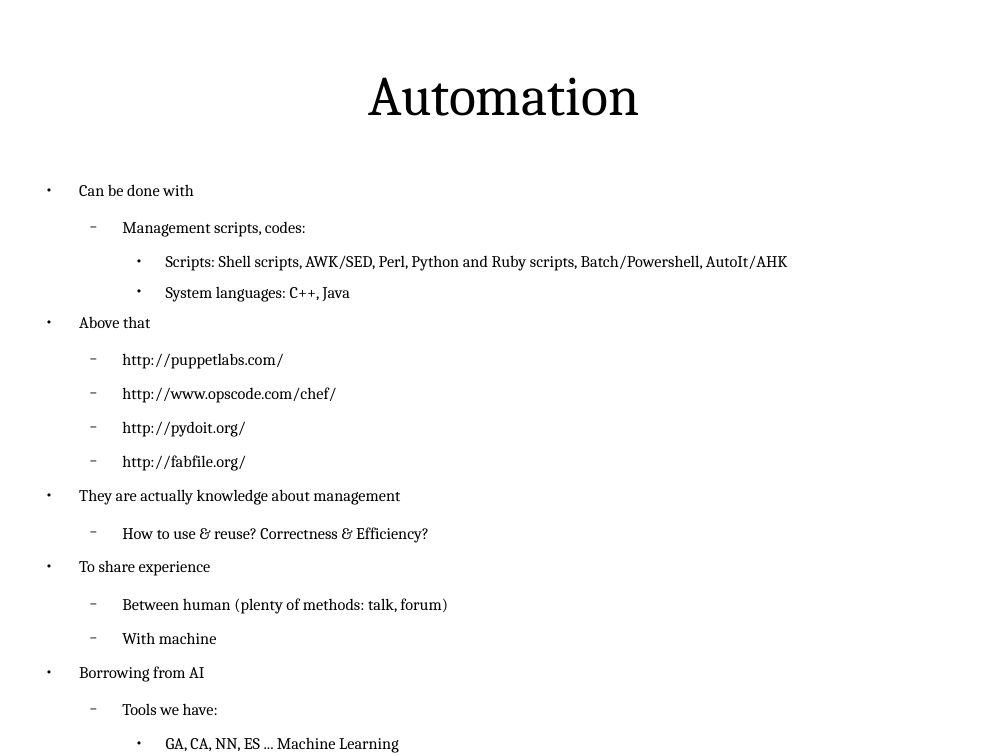
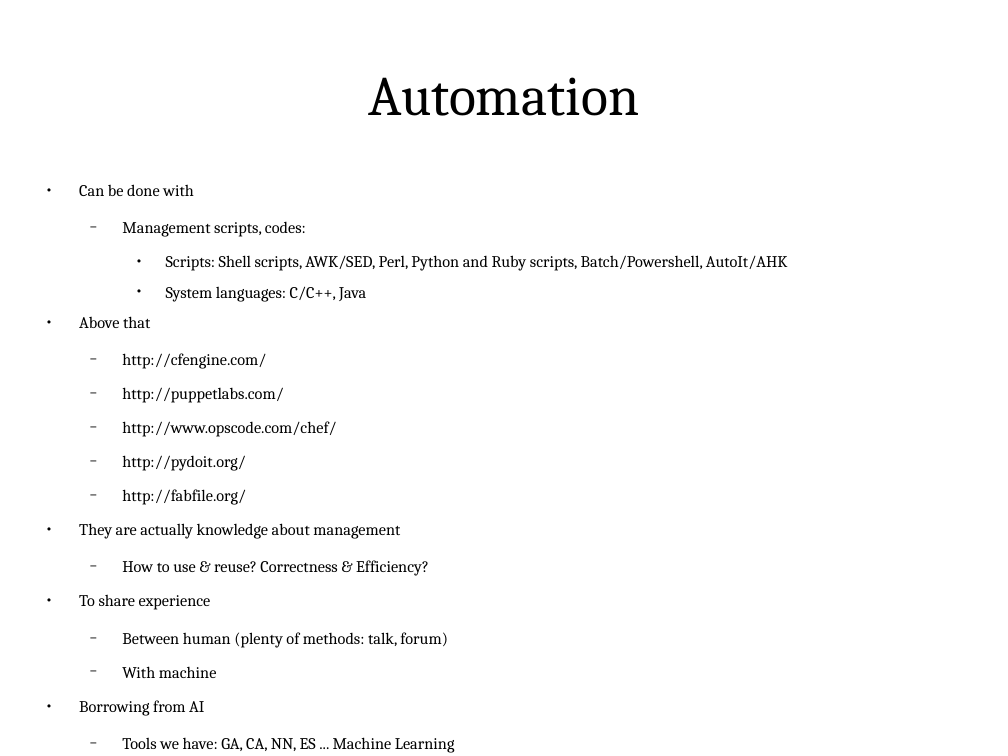
Before and after one commit to ShiZhan/fs-crawler, a slide deck: slide 3 of doc/oam.odp. Drawn at 1008x756 pixels with LibreOffice and Linux fonts; fonts in the diff are those of the drawing. Boxes give left, top, right and bottom in pixels: in the first picture for what was removed or moved away, otherwise in the second. Text is boxed around its words. In the diff, an @@ line names an element or a change of style, - is before the commit and + after.

```diff
--- a/doc/oam.odp
+++ b/doc/oam.odp
@@ text "Can be done with" at bbox=[79, 184, 788, 753]: bullet ● to −; list level 3 to 2 in "Knowledge Representation" @@
@@ text at bbox=[166, 286, 366, 302]: text changed @@
-    ● System languages: C++, Java
+    ● System languages: C/C++, Java
@@ text at bbox=[122, 353, 266, 369]: paragraph added @@
+  − http://cfengine.com/
@@ text at bbox=[122, 737, 455, 753]: text changed @@
-  − Tools we have:
-    ● GA, CA, NN, ES ... Machine Learning
+  − Tools we have: GA, CA, NN, ES ... Machine Learning
```
Also in this commit, not shown: 2 other slides changed.
